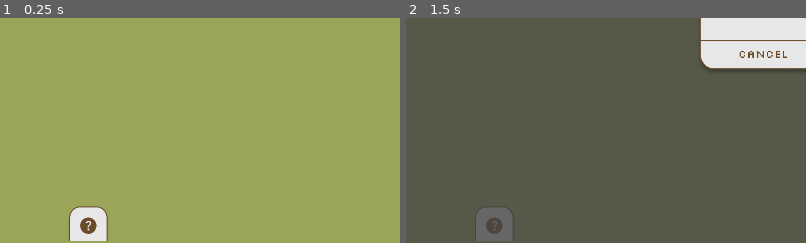
Above: before the commit, frames 1-2 (left to right).
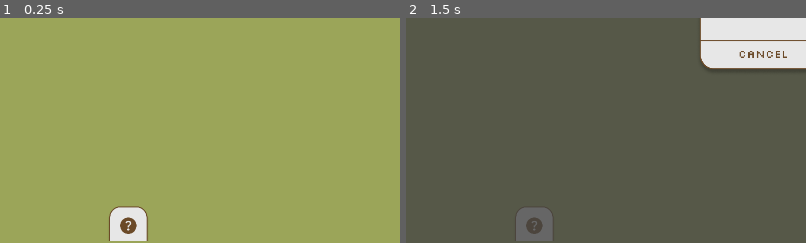
Above: after the commit, the same moments.

Repository: trang-ngn/SOS-Game
Game: Godot game, scene res://Scenes/LevelTemplates/level_template_updated.tscn
The game is run twice, just before and just after one commit, with the same random seed, the same clock (stepped at 60 frames per second) and the same inputs. This scene is started directly instead of the project's main scene.
Inputs (mouse positions are % of the whole screen's width and height, from its top left):
- Up to frame 1 (0.25 s): no input
- Up to frame 2 (1.5 s): click (79, 4) at 0.5 s; click (79, 4) at 1.25 s
The pictures show only the part of the screen within x 0-50%, y 50-100%; the shares and areas given below are measured in that part.

The runs differ from the first frame. In frame 1, 2.9% of the frame differs, in the area x 17-37%, y 83-100%; in frame 2, 2.1%.

Commit message:
fix: remove background

Diff:
--- a/sos-game/Scenes/LevelTemplates/level_template_updated.tscn
+++ b/sos-game/Scenes/LevelTemplates/level_template_updated.tscn
@@ -1,8 +1,7 @@
-[gd_scene load_steps=42 format=3 uid="uid://8khcuvpd750f"]
+[gd_scene load_steps=35 format=3 uid="uid://8khcuvpd750f"]
 
 [ext_resource type="Script" uid="uid://ohrrbcjy18tq" path="res://Scripts/LevelScripts/level_script.gd" id="1_aaap5"]
 [ext_resource type="Texture2D" uid="uid://7i7wa6wouk24" path="res://Assets/Tileset/Tileset_v2.png" id="2_spymw"]
-[ext_resource type="Texture2D" uid="uid://bubtpd0hdotqi" path="res://Assets/Tileset/Tileset_v3.png" id="3_3w1pj"]
 [ext_resource type="Script" uid="uid://cie3h3o0ehln3" path="res://Scripts/camera_movement.gd" id="4_b1o1d"]
 [ext_resource type="PackedScene" uid="uid://bxs73etkg8msh" path="res://Scenes/Dialogs/statistik_bar.tscn" id="5_pl6ql"]
 [ext_resource type="Texture2D" uid="uid://4rqgghfr1k30" path="res://Assets/Buttons and Dialogs/Button-back.png" id="6_p5gpb"]
@@ -164,579 +163,6 @@
 [sub_resource type="TileSet" id="TileSet_gd6ao"]
 sources/0 = SubResource("TileSetAtlasSource_08cxd")
 
-[sub_resource type="TileSetAtlasSource" id="TileSetAtlasSource_i7ma5"]
-texture = ExtResource("3_3w1pj")
-0:0/0 = 0
-1:0/0 = 0
-2:0/0 = 0
-3:0/0 = 0
-4:0/0 = 0
-5:0/0 = 0
-6:0/0 = 0
-7:0/0 = 0
-8:0/0 = 0
-9:0/0 = 0
-10:0/0 = 0
-11:0/0 = 0
-12:0/0 = 0
-13:0/0 = 0
-14:0/0 = 0
-15:0/0 = 0
-16:0/0 = 0
-17:0/0 = 0
-18:0/0 = 0
-19:0/0 = 0
-0:1/0 = 0
-1:1/0 = 0
-2:1/0 = 0
-3:1/0 = 0
-4:1/0 = 0
-5:1/0 = 0
-6:1/0 = 0
-7:1/0 = 0
-8:1/0 = 0
-9:1/0 = 0
-10:1/0 = 0
-11:1/0 = 0
-12:1/0 = 0
-13:1/0 = 0
-14:1/0 = 0
-15:1/0 = 0
-16:1/0 = 0
-17:1/0 = 0
-18:1/0 = 0
-19:1/0 = 0
-0:2/0 = 0
-1:2/0 = 0
-8:2/0 = 0
-9:2/0 = 0
-10:2/0 = 0
-11:2/0 = 0
-12:2/0 = 0
-13:2/0 = 0
-14:2/0 = 0
-15:2/0 = 0
-16:2/0 = 0
-17:2/0 = 0
-18:2/0 = 0
-19:2/0 = 0
-0:3/0 = 0
-1:3/0 = 0
-8:3/0 = 0
-9:3/0 = 0
-10:3/0 = 0
-11:3/0 = 0
-12:3/0 = 0
-13:3/0 = 0
-15:3/0 = 0
-16:3/0 = 0
-17:3/0 = 0
-18:3/0 = 0
-19:3/0 = 0
-0:4/0 = 0
-1:4/0 = 0
-2:4/0 = 0
-3:4/0 = 0
-4:4/0 = 0
-5:4/0 = 0
-6:4/0 = 0
-7:4/0 = 0
-8:4/0 = 0
-9:4/0 = 0
-10:4/0 = 0
-11:4/0 = 0
-12:4/0 = 0
-13:4/0 = 0
-15:4/0 = 0
-16:4/0 = 0
-17:4/0 = 0
-18:4/0 = 0
-19:4/0 = 0
-0:5/0 = 0
-1:5/0 = 0
-2:5/0 = 0
-3:5/0 = 0
-4:5/0 = 0
-5:5/0 = 0
-6:5/0 = 0
-7:5/0 = 0
-8:5/0 = 0
-9:5/0 = 0
-10:5/0 = 0
-11:5/0 = 0
-12:5/0 = 0
-13:5/0 = 0
-15:5/0 = 0
-16:5/0 = 0
-17:5/0 = 0
-18:5/0 = 0
-19:5/0 = 0
-0:6/0 = 0
-1:6/0 = 0
-2:6/0 = 0
-3:6/0 = 0
-4:6/0 = 0
-5:6/0 = 0
-6:6/0 = 0
-7:6/0 = 0
-15:6/0 = 0
-16:6/0 = 0
-17:6/0 = 0
-18:6/0 = 0
-19:6/0 = 0
-0:7/0 = 0
-1:7/0 = 0
-2:7/0 = 0
-3:7/0 = 0
-4:7/0 = 0
-5:7/0 = 0
-6:7/0 = 0
-7:7/0 = 0
-15:7/0 = 0
-16:7/0 = 0
-17:7/0 = 0
-18:7/0 = 0
-19:7/0 = 0
-0:8/0 = 0
-1:8/0 = 0
-2:8/0 = 0
-3:8/0 = 0
-15:8/0 = 0
-16:8/0 = 0
-17:8/0 = 0
-18:8/0 = 0
-19:8/0 = 0
-0:9/0 = 0
-1:9/0 = 0
-2:9/0 = 0
-3:9/0 = 0
-0:10/0 = 0
-1:10/0 = 0
-2:10/0 = 0
-3:10/0 = 0
-0:11/0 = 0
-1:11/0 = 0
-2:11/0 = 0
-3:11/0 = 0
-0:13/0 = 0
-1:13/0 = 0
-2:13/0 = 0
-3:13/0 = 0
-4:13/0 = 0
-5:13/0 = 0
-6:13/0 = 0
-7:13/0 = 0
-8:13/0 = 0
-0:14/0 = 0
-1:14/0 = 0
-2:14/0 = 0
-3:14/0 = 0
-4:14/0 = 0
-5:14/0 = 0
-6:14/0 = 0
-7:14/0 = 0
-8:14/0 = 0
-0:15/0 = 0
-1:15/0 = 0
-5:15/0 = 0
-6:15/0 = 0
-7:15/0 = 0
-8:15/0 = 0
-0:16/0 = 0
-5:16/0 = 0
-6:16/0 = 0
-7:16/0 = 0
-8:16/0 = 0
-
-[sub_resource type="TileSet" id="TileSet_t8afp"]
-sources/0 = SubResource("TileSetAtlasSource_i7ma5")
-
-[sub_resource type="TileSetAtlasSource" id="TileSetAtlasSource_1fgkh"]
-texture = ExtResource("3_3w1pj")
-0:0/0 = 0
-1:0/0 = 0
-2:0/0 = 0
-3:0/0 = 0
-4:0/0 = 0
-5:0/0 = 0
-6:0/0 = 0
-7:0/0 = 0
-8:0/0 = 0
-9:0/0 = 0
-10:0/0 = 0
-11:0/0 = 0
-12:0/0 = 0
-13:0/0 = 0
-14:0/0 = 0
-15:0/0 = 0
-16:0/0 = 0
-17:0/0 = 0
-18:0/0 = 0
-19:0/0 = 0
-0:1/0 = 0
-1:1/0 = 0
-2:1/0 = 0
-3:1/0 = 0
-4:1/0 = 0
-5:1/0 = 0
-6:1/0 = 0
-7:1/0 = 0
-8:1/0 = 0
-9:1/0 = 0
-10:1/0 = 0
-11:1/0 = 0
-12:1/0 = 0
-13:1/0 = 0
-14:1/0 = 0
-15:1/0 = 0
-16:1/0 = 0
-17:1/0 = 0
-18:1/0 = 0
-19:1/0 = 0
-0:2/0 = 0
-1:2/0 = 0
-8:2/0 = 0
-9:2/0 = 0
-10:2/0 = 0
-11:2/0 = 0
-12:2/0 = 0
-13:2/0 = 0
-14:2/0 = 0
-15:2/0 = 0
-16:2/0 = 0
-17:2/0 = 0
-18:2/0 = 0
-19:2/0 = 0
-0:3/0 = 0
-1:3/0 = 0
-8:3/0 = 0
-9:3/0 = 0
-10:3/0 = 0
-11:3/0 = 0
-12:3/0 = 0
-13:3/0 = 0
-15:3/0 = 0
-16:3/0 = 0
-17:3/0 = 0
-18:3/0 = 0
-19:3/0 = 0
-0:4/0 = 0
-1:4/0 = 0
-2:4/0 = 0
-3:4/0 = 0
-4:4/0 = 0
-5:4/0 = 0
-6:4/0 = 0
-7:4/0 = 0
-8:4/0 = 0
-9:4/0 = 0
-10:4/0 = 0
-11:4/0 = 0
-12:4/0 = 0
-13:4/0 = 0
-15:4/0 = 0
-16:4/0 = 0
-17:4/0 = 0
-18:4/0 = 0
-19:4/0 = 0
-0:5/0 = 0
-1:5/0 = 0
-2:5/0 = 0
-3:5/0 = 0
-4:5/0 = 0
-5:5/0 = 0
-6:5/0 = 0
-7:5/0 = 0
-8:5/0 = 0
-9:5/0 = 0
-10:5/0 = 0
-11:5/0 = 0
-12:5/0 = 0
-13:5/0 = 0
-15:5/0 = 0
-16:5/0 = 0
-17:5/0 = 0
-18:5/0 = 0
-19:5/0 = 0
-0:6/0 = 0
-1:6/0 = 0
-2:6/0 = 0
-3:6/0 = 0
-4:6/0 = 0
-5:6/0 = 0
-6:6/0 = 0
-7:6/0 = 0
-15:6/0 = 0
-16:6/0 = 0
-17:6/0 = 0
-18:6/0 = 0
-19:6/0 = 0
-0:7/0 = 0
-1:7/0 = 0
-2:7/0 = 0
-3:7/0 = 0
-4:7/0 = 0
-5:7/0 = 0
-6:7/0 = 0
-7:7/0 = 0
-15:7/0 = 0
-16:7/0 = 0
-17:7/0 = 0
-18:7/0 = 0
-19:7/0 = 0
-0:8/0 = 0
-1:8/0 = 0
-2:8/0 = 0
-3:8/0 = 0
-15:8/0 = 0
-16:8/0 = 0
-17:8/0 = 0
-18:8/0 = 0
-19:8/0 = 0
-0:9/0 = 0
-1:9/0 = 0
-2:9/0 = 0
-3:9/0 = 0
-0:10/0 = 0
-1:10/0 = 0
-2:10/0 = 0
-3:10/0 = 0
-0:11/0 = 0
-1:11/0 = 0
-2:11/0 = 0
-3:11/0 = 0
-0:13/0 = 0
-1:13/0 = 0
-2:13/0 = 0
-3:13/0 = 0
-4:13/0 = 0
-5:13/0 = 0
-6:13/0 = 0
-7:13/0 = 0
-8:13/0 = 0
-0:14/0 = 0
-1:14/0 = 0
-2:14/0 = 0
-3:14/0 = 0
-4:14/0 = 0
-5:14/0 = 0
-6:14/0 = 0
-7:14/0 = 0
-8:14/0 = 0
-0:15/0 = 0
-1:15/0 = 0
-5:15/0 = 0
-6:15/0 = 0
-7:15/0 = 0
-8:15/0 = 0
-0:16/0 = 0
-5:16/0 = 0
-6:16/0 = 0
-7:16/0 = 0
-8:16/0 = 0
-
-[sub_resource type="TileSet" id="TileSet_hd8f4"]
-sources/0 = SubResource("TileSetAtlasSource_1fgkh")
-
-[sub_resource type="TileSetAtlasSource" id="TileSetAtlasSource_hnn05"]
-texture = ExtResource("3_3w1pj")
-0:0/0 = 0
-1:0/0 = 0
-2:0/0 = 0
-3:0/0 = 0
-4:0/0 = 0
-5:0/0 = 0
-6:0/0 = 0
-7:0/0 = 0
-8:0/0 = 0
-9:0/0 = 0
-10:0/0 = 0
-11:0/0 = 0
-12:0/0 = 0
-13:0/0 = 0
-14:0/0 = 0
-15:0/0 = 0
-16:0/0 = 0
-17:0/0 = 0
-18:0/0 = 0
-19:0/0 = 0
-0:1/0 = 0
-1:1/0 = 0
-2:1/0 = 0
-3:1/0 = 0
-4:1/0 = 0
-5:1/0 = 0
-6:1/0 = 0
-7:1/0 = 0
-8:1/0 = 0
-9:1/0 = 0
-10:1/0 = 0
-11:1/0 = 0
-12:1/0 = 0
-13:1/0 = 0
-14:1/0 = 0
-15:1/0 = 0
-16:1/0 = 0
-17:1/0 = 0
-18:1/0 = 0
-19:1/0 = 0
-0:2/0 = 0
-1:2/0 = 0
-8:2/0 = 0
-9:2/0 = 0
-10:2/0 = 0
-11:2/0 = 0
-12:2/0 = 0
-13:2/0 = 0
-14:2/0 = 0
-15:2/0 = 0
-16:2/0 = 0
-17:2/0 = 0
-18:2/0 = 0
-19:2/0 = 0
-0:3/0 = 0
-1:3/0 = 0
-8:3/0 = 0
-9:3/0 = 0
-10:3/0 = 0
-11:3/0 = 0
-12:3/0 = 0
-13:3/0 = 0
-15:3/0 = 0
-16:3/0 = 0
-17:3/0 = 0
-18:3/0 = 0
-19:3/0 = 0
-0:4/0 = 0
-1:4/0 = 0
-2:4/0 = 0
-3:4/0 = 0
-4:4/0 = 0
-5:4/0 = 0
-6:4/0 = 0
-7:4/0 = 0
-8:4/0 = 0
-9:4/0 = 0
-10:4/0 = 0
-11:4/0 = 0
-12:4/0 = 0
-13:4/0 = 0
-15:4/0 = 0
-16:4/0 = 0
-17:4/0 = 0
-18:4/0 = 0
-19:4/0 = 0
-0:5/0 = 0
-1:5/0 = 0
-2:5/0 = 0
-3:5/0 = 0
-4:5/0 = 0
-5:5/0 = 0
-6:5/0 = 0
-7:5/0 = 0
-8:5/0 = 0
-9:5/0 = 0
-10:5/0 = 0
-11:5/0 = 0
-12:5/0 = 0
-13:5/0 = 0
-15:5/0 = 0
-16:5/0 = 0
-17:5/0 = 0
-18:5/0 = 0
-19:5/0 = 0
-0:6/0 = 0
-1:6/0 = 0
-2:6/0 = 0
-3:6/0 = 0
-4:6/0 = 0
-5:6/0 = 0
-6:6/0 = 0
-7:6/0 = 0
-15:6/0 = 0
-16:6/0 = 0
-17:6/0 = 0
-18:6/0 = 0
-19:6/0 = 0
-0:7/0 = 0
-1:7/0 = 0
-2:7/0 = 0
-3:7/0 = 0
-4:7/0 = 0
-5:7/0 = 0
-6:7/0 = 0
-7:7/0 = 0
-15:7/0 = 0
-16:7/0 = 0
-17:7/0 = 0
-18:7/0 = 0
-19:7/0 = 0
-0:8/0 = 0
-1:8/0 = 0
-2:8/0 = 0
-3:8/0 = 0
-15:8/0 = 0
-16:8/0 = 0
-17:8/0 = 0
-18:8/0 = 0
-19:8/0 = 0
-0:9/0 = 0
-1:9/0 = 0
-2:9/0 = 0
-3:9/0 = 0
-0:10/0 = 0
-1:10/0 = 0
-2:10/0 = 0
-3:10/0 = 0
-0:11/0 = 0
-1:11/0 = 0
-2:11/0 = 0
-3:11/0 = 0
-0:13/0 = 0
-1:13/0 = 0
-2:13/0 = 0
-3:13/0 = 0
-4:13/0 = 0
-5:13/0 = 0
-6:13/0 = 0
-7:13/0 = 0
-8:13/0 = 0
-0:14/0 = 0
-1:14/0 = 0
-2:14/0 = 0
-3:14/0 = 0
-4:14/0 = 0
-5:14/0 = 0
-6:14/0 = 0
-7:14/0 = 0
-8:14/0 = 0
-0:15/0 = 0
-1:15/0 = 0
-5:15/0 = 0
-6:15/0 = 0
-7:15/0 = 0
-8:15/0 = 0
-0:16/0 = 0
-5:16/0 = 0
-6:16/0 = 0
-7:16/0 = 0
-8:16/0 = 0
-18:9/0 = 0
-19:9/0 = 0
-19:10/0 = 0
-18:10/0 = 0
-18:11/0 = 0
-18:12/0 = 0
-19:11/0 = 0
-19:12/0 = 0
-19:13/0 = 0
-19:14/0 = 0
-18:14/0 = 0
-18:13/0 = 0
-
-[sub_resource type="TileSet" id="TileSet_wxmgb"]
-sources/0 = SubResource("TileSetAtlasSource_hnn05")
-
 [sub_resource type="RectangleShape2D" id="RectangleShape2D_g30sg"]
 size = Vector2(67, 68)
 
@@ -748,18 +174,6 @@
 tile_set = SubResource("TileSet_gd6ao")
 format = 2
 layer_0/tile_data = PackedInt32Array(0, 0, 0, 65536, 0, 1, 1, 65536, 0, 65537, 65536, 1, 131072, 0, 0, 196608, 0, 1, 13 …(142095 unchanged characters)…
-
-[node name="Ground" type="TileMapLayer" parent="TileMap"]
-use_parent_material = true
-tile_set = SubResource("TileSet_t8afp")
-
-[node name="Water" type="TileMapLayer" parent="TileMap"]
-use_parent_material = true
-tile_set = SubResource("TileSet_hd8f4")
-
-[node name="Decor" type="TileMapLayer" parent="TileMap"]
-use_parent_material = true
-tile_set = SubResource("TileSet_wxmgb")
 
 [node name="Houses" type="Node2D" parent="."]
 
@@ -862,9 +276,9 @@
 script = ExtResource("13_ld5sx")
 
 [node name="HelpButton" type="TextureButton" parent="."]
-offset_left = 160.0
+offset_left = 256.0
 offset_top = 992.0
-offset_right = 264.0
+offset_right = 360.0
 offset_bottom = 1075.0
 texture_normal = ExtResource("14_jk7dv")
 ignore_texture_size = true
